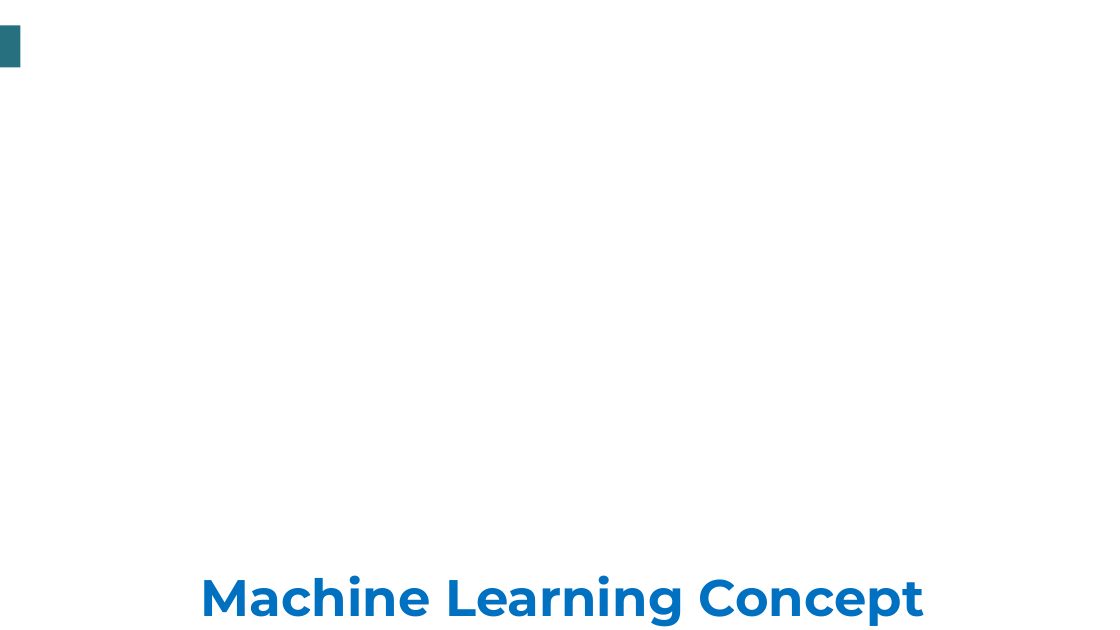
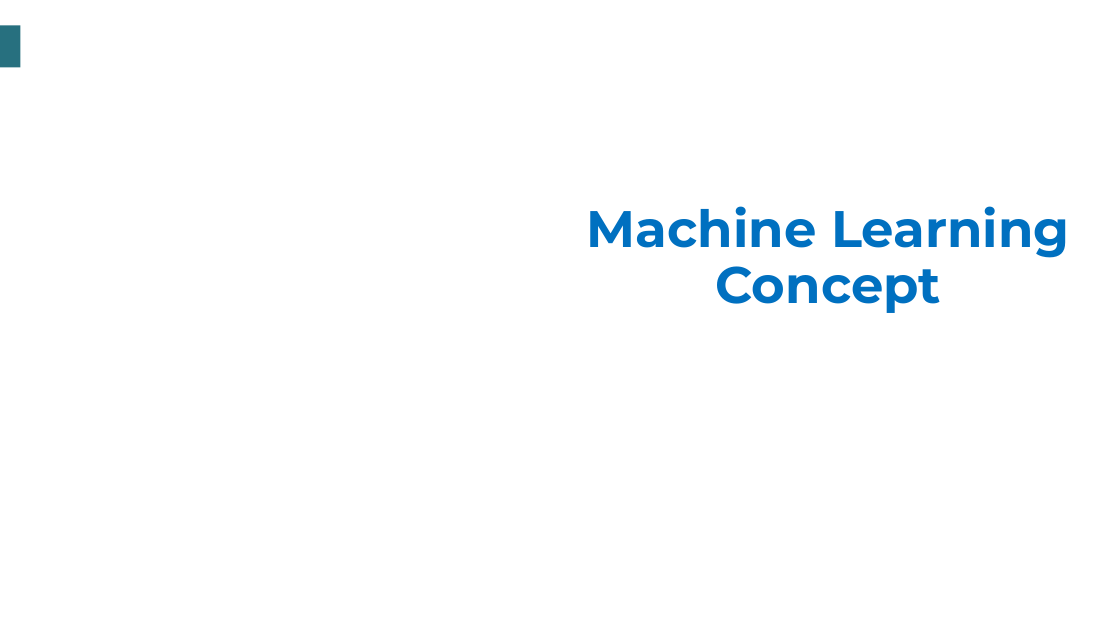
Before and after one commit to tauniversity/TAU-Data-Science-Training, a slide deck: slide 2 of Data Science resources/Introduction to Machine Learning/Slides/Slide Unit 2/1. Machine learning.pptx. Drawn at 1120x630 pixels with LibreOffice and Linux fonts; fonts in the diff are those of the drawing; background and template pictures are left out. Boxes give left, top, right and bottom in pixels: in the first picture for what was removed or moved away, otherwise in the second. Text is boxed around its words. In the diff, an @@ line names an element or a change of style, - is before the commit and + after.

Commit message:
Slide Unit 2: Machine learning (completed)

```diff
--- a/Data Science resources/Introduction to Machine Learning/Slides/Slide Unit 2/1. Machine learning.pptx
+++ b/Data Science resources/Introduction to Machine Learning/Slides/Slide Unit 2/1. Machine learning.pptx
@@ title "Machine Learning Concept" rewrapped from <box>201,575,924,627</box> to <box>587,206,1070,313</box> @@
```
Also in this commit, not shown: 1 other slide changed.
